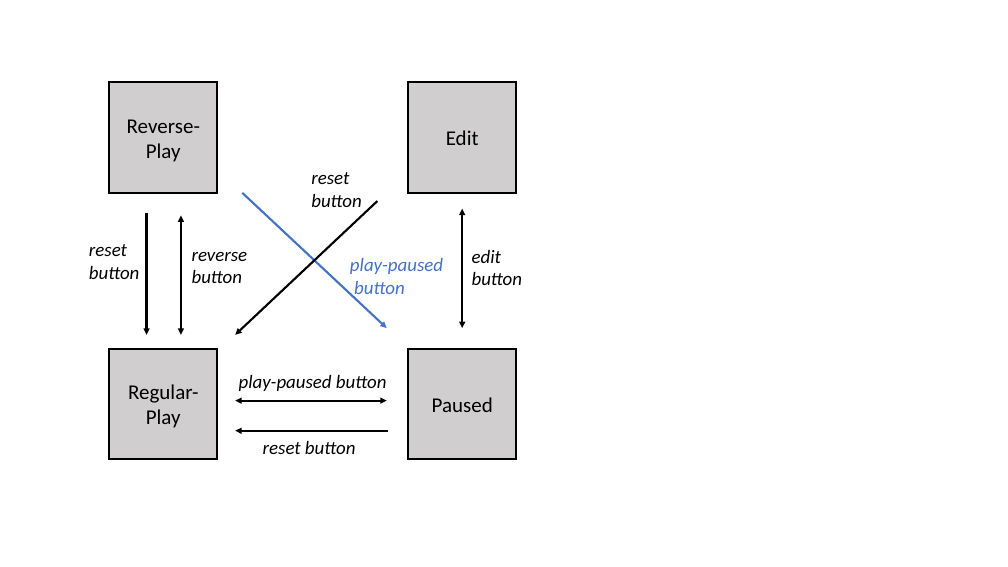
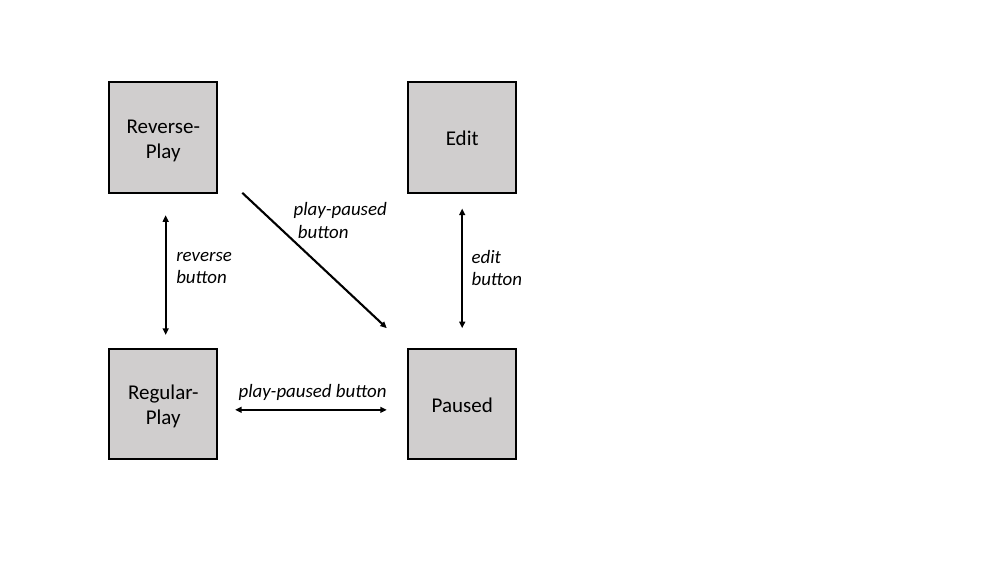
Before and after one commit to EECS150/fpga_labs_fa21, a slide deck: slide 2 of lab4/spec/figs/lab4figs.pptx. Drawn at 1008x567 pixels with LibreOffice and Linux fonts; fonts in the diff are those of the drawing. Boxes give left, top, right and bottom in pixels: in the first picture for what was removed or moved away, otherwise in the second. Text is boxed around its words. In the diff, an @@ line names an element or a change of style, - is before the commit and + after.

```diff
--- a/lab4/spec/figs/lab4figs.pptx
+++ b/lab4/spec/figs/lab4figs.pptx
@@ group removed at (x1=89, y1=172, x2=388, y2=454): 3 arrows, 3 texts @@
-reset button
-reset
-button
-reset
-button
@@ arrow (243, 193) - (386, 328): stroke #4472C4 2 pt to #000000 2 pt @@
@@ text "play-paused" moved from (x1=350, y1=258, x2=443, y2=300) to (x1=294, y1=202, x2=387, y2=238) @@
@@ text "play-paused" at (x1=294, y1=202, x2=387, y2=238): text colour #4472C4 to #000000 @@
@@ double arrow moved from (181, 216) - (181, 335) to (166, 216) - (166, 335) @@
@@ text "reverse" moved from (x1=192, y1=252, x2=248, y2=283) to (x1=176, y1=252, x2=232, y2=283) @@
@@ text "play-paused button" moved from (x1=239, y1=375, x2=387, y2=391) to (x1=239, y1=384, x2=387, y2=400) @@
@@ double arrow moved from (235, 401) - (386, 401) to (235, 410) - (386, 410) @@
```
Also in this commit, not shown: 1 other slide changed, 6 other files.
